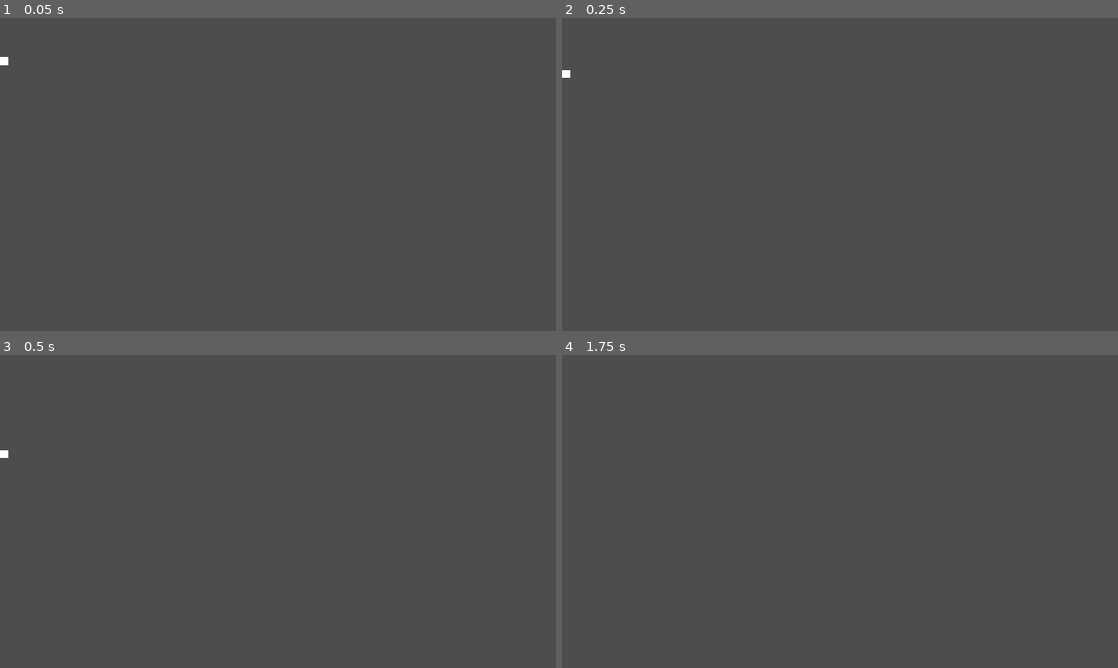
Above: before the commit, frames 1-4 (two rows, left to right).
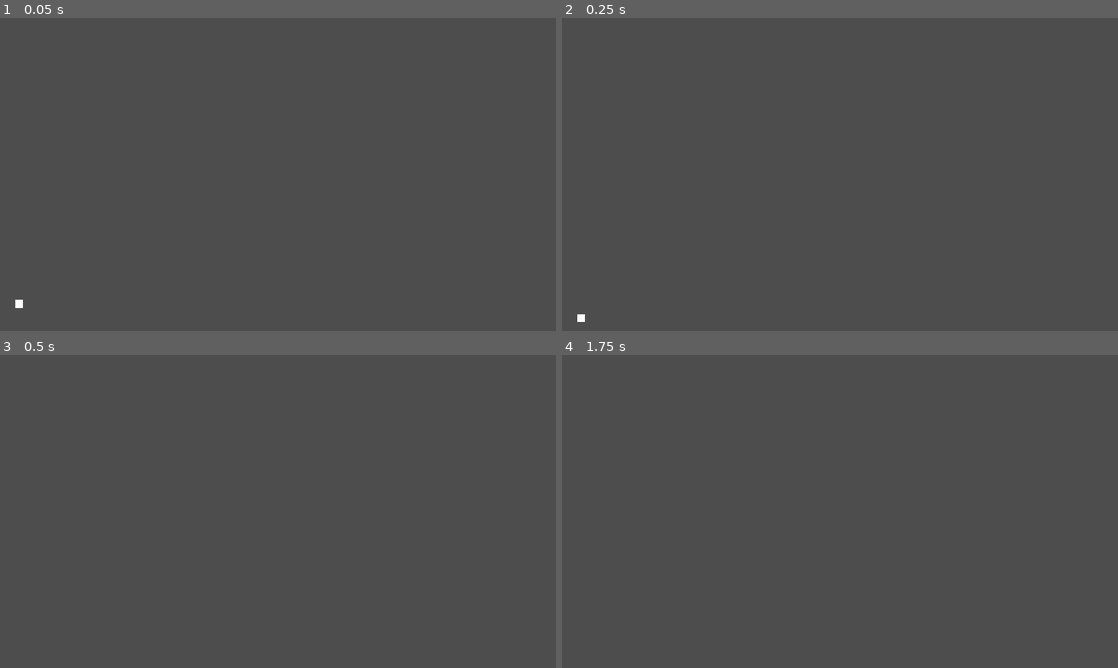
Above: after the commit, the same moments.

Repository: AlanW-bths/NYC-Haven-Jam
Game: Godot game, scene res://node_2d.tscn
The game is run twice, just before and just after one commit, with the same random seed, the same clock (stepped at 60 frames per second) and the same inputs. The project has no main scene, so this scene is started directly.
Inputs:
- Up to frame 1 (0.05 s): no input
- Up to frame 2 (0.25 s): no input
- Up to frame 3 (0.5 s): no input
- Up to frame 4 (1.75 s): tap Enter at 1.25 s

The runs differ from the first frame. In frame 1, less than 0.1% of the frame differs, in the area x 0-5%, y 12-93%; in frame 2, less than 0.1%; in frame 3, less than 0.1%; in frame 4, nothing differs.

Commit message:
Made seperate node for minigame

Diff:
--- a/do-your-best!/node_2d.tscn
+++ b/do-your-best!/node_2d.tscn
@@ -7,13 +7,15 @@
 
 [node name="Node2D" type="Node2D" unique_id=1121677183]
 
-[node name="RigidBody2D" type="RigidBody2D" parent="." unique_id=1452672495]
+[node name="Sisyphus" type="Node2D" parent="." unique_id=130366799]
 
-[node name="CollisionShape2D" type="CollisionShape2D" parent="RigidBody2D" unique_id=353800533]
-position = Vector2(8, 88)
+[node name="RigidBody2D" type="RigidBody2D" parent="Sisyphus" unique_id=1452672495]
+position = Vector2(40, 592)
+
+[node name="CollisionShape2D" type="CollisionShape2D" parent="Sisyphus/RigidBody2D" unique_id=353800533]
 shape = SubResource("RectangleShape2D_eaghv")
 
-[node name="MeshInstance2D" type="MeshInstance2D" parent="RigidBody2D/CollisionShape2D" unique_id=306521913]
+[node name="MeshInstance2D" type="MeshInstance2D" parent="Sisyphus/RigidBody2D/CollisionShape2D" unique_id=306521913]
 position = Vector2(0, -4.7683716e-07)
 scale = Vector2(16, 15.999999)
 mesh = SubResource("QuadMesh_5qk0w")
